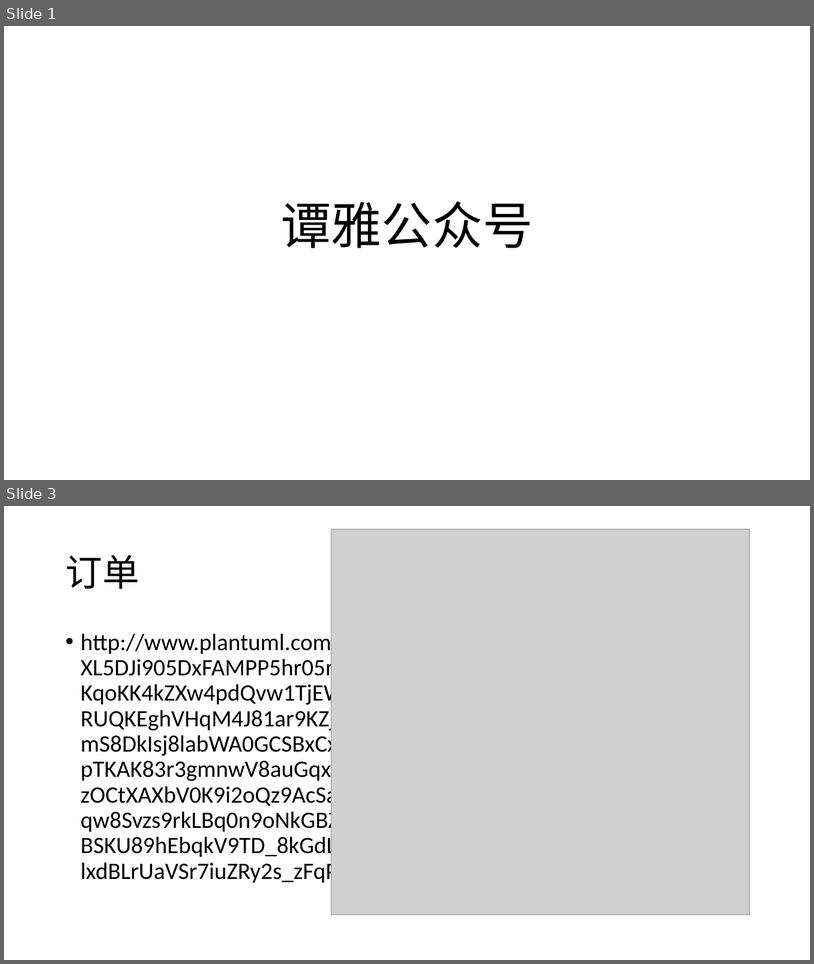
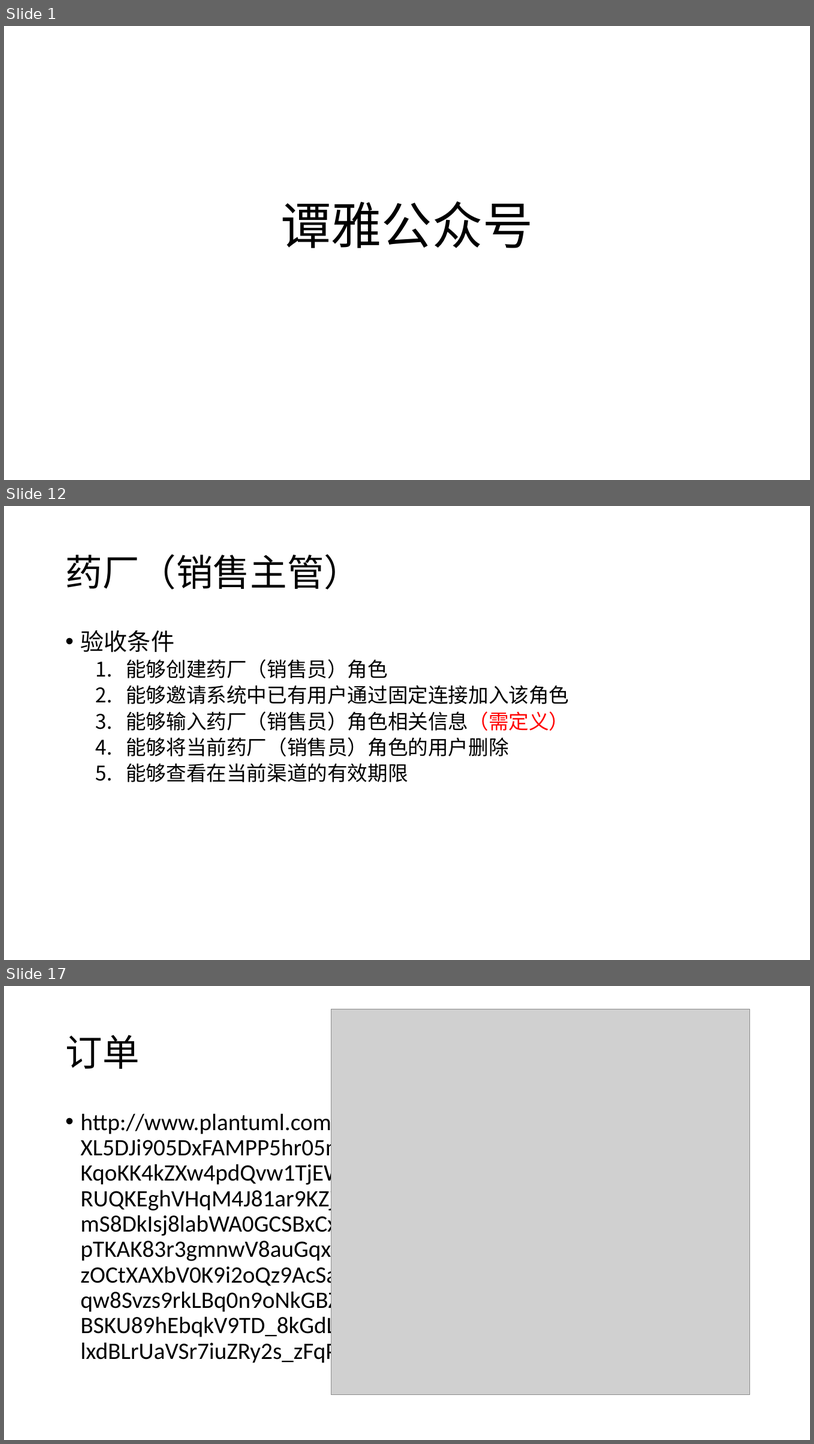
Before and after one commit to swansrp/Tanya, a slide deck: doc/prd.pptx. Shown one above the other, each under a label of ours: slides 1 and 3 before the commit, slides 1, 12 and 17 after it; the slides between them are not shown. The pictures are 814x964 and 814x1444 pixels, drawn with LibreOffice and Linux fonts; fonts in the diff are those of the drawing; grey boxes stand for pictures. Boxes give left, top, right and bottom in pixels: in the first picture for what was removed or moved away, otherwise in the second. Text is boxed around its words. In the diff, an @@ line names an element or a change of style, - is before the commit and + after.

```diff
--- a/doc/prd.pptx
+++ b/doc/prd.pptx
@@ slide 12 added at <box>4,506,810,960</box>, background #FFFFFF @@
@@ title added at <box>65,554,361,589</box>, 44 pt, text #000000 @@
+药厂（销售主管）
@@ text added at <box>81,630,569,782</box>, 24 pt, text #000000 @@
+• 验收条件
+  1. 能够创建药厂（销售员）角色
+  2. 能够邀请系统中已有用户通过固定连接加入该角色
+  3. 能够输入药厂（销售员）角色相关信息（需定义）
+  4. 能够将当前药厂（销售员）角色的用户删除
+  5. 能够查看在当前渠道的有效期限
@@ what was slide 3 is now slide 17 @@
```
Also in this commit, not shown: 2 slides changed, 21 other slides added.
